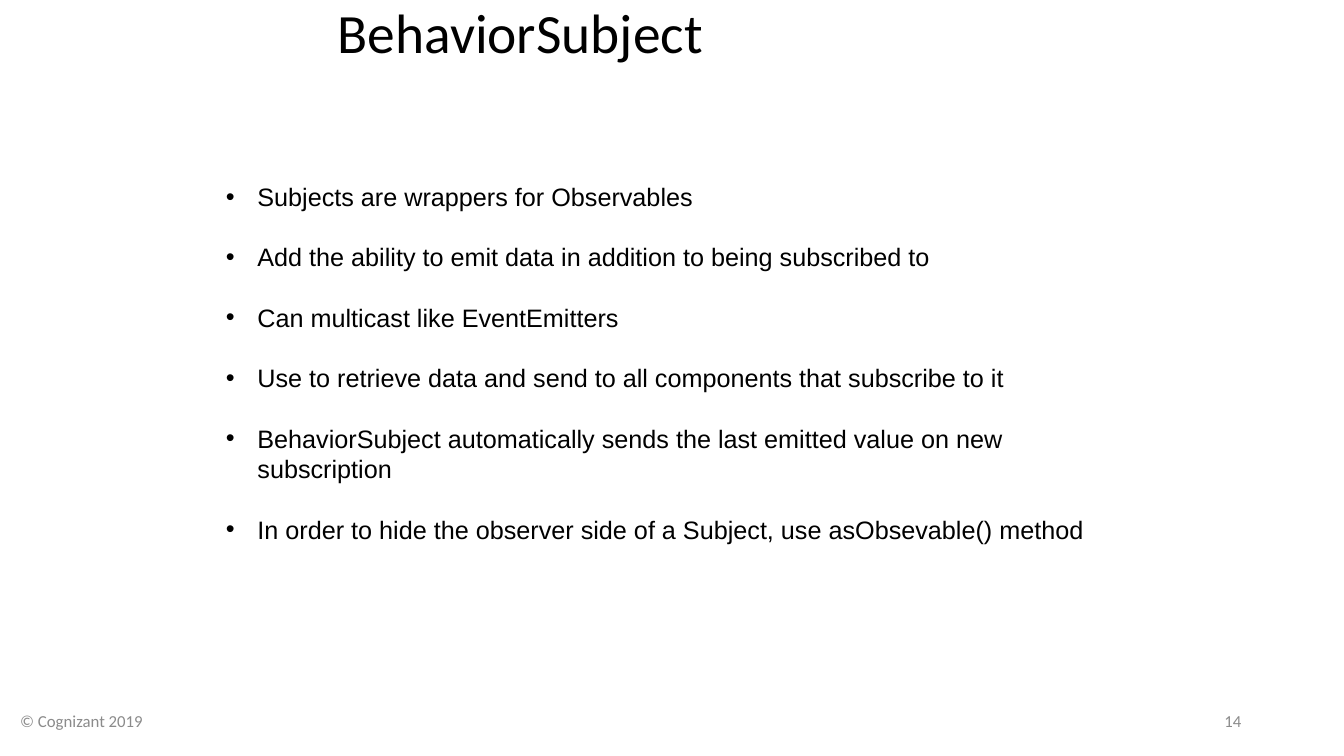
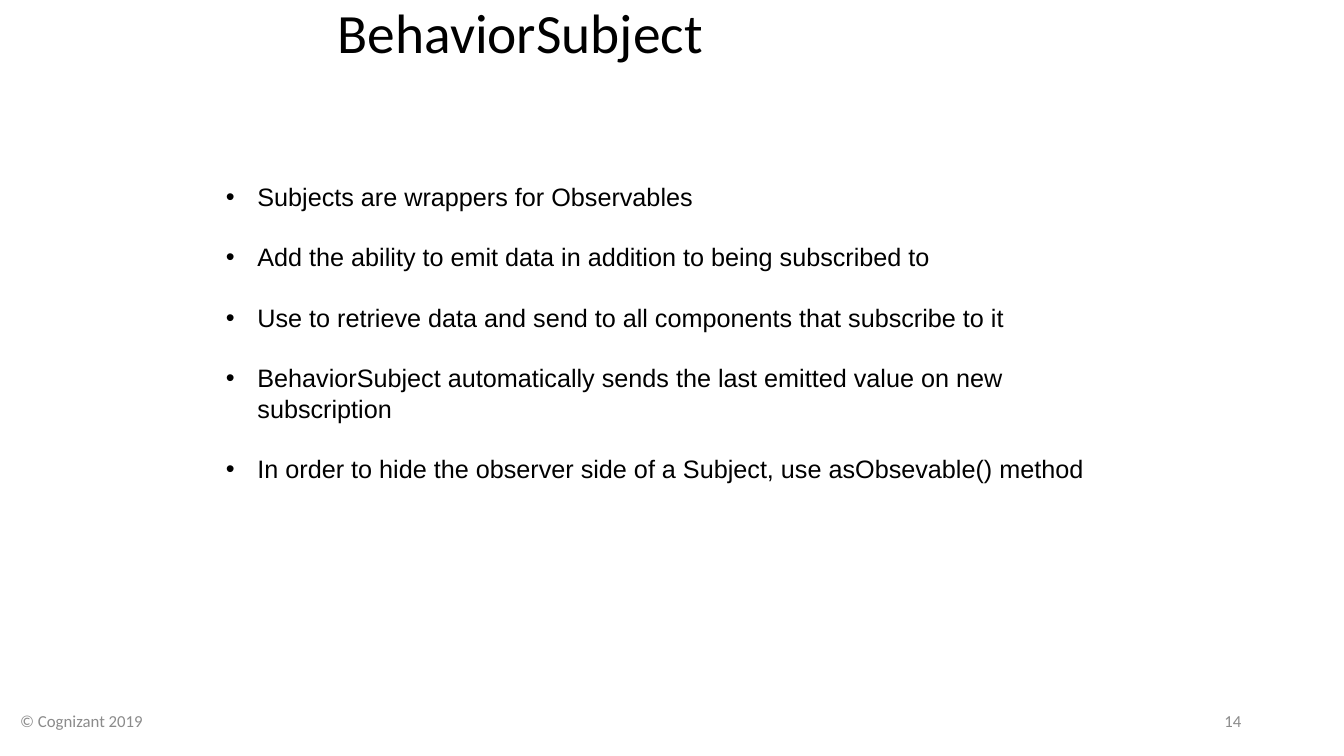
Before and after one commit to davembrownx/PowerPoint-Decks, a slide deck: slide 14 of Angular 8 Day 6 Defining Observables, Angular Material, Route Guards, and Pipes.pptx. Drawn at 1344x756 pixels with LibreOffice and Linux fonts; fonts in the diff are those of the drawing; background and template pictures are left out. Boxes give left, top, right and bottom in pixels: in the first picture for what was removed or moved away, otherwise in the second. Text is boxed around its words. In the diff, an @@ line names an element or a change of style, - is before the commit and + after.

```diff
--- a/Angular 8 Day 6 Defining Observables, Angular Material, Route Guards, and Pipes.pptx
+++ b/Angular 8 Day 6 Defining Observables, Angular Material, Route Guards, and Pipes.pptx
@@ text at (257, 308, 619, 328): paragraph removed @@
-• Can multicast like EventEmitters
```
Also in this commit, not shown: 6 other slides changed.
